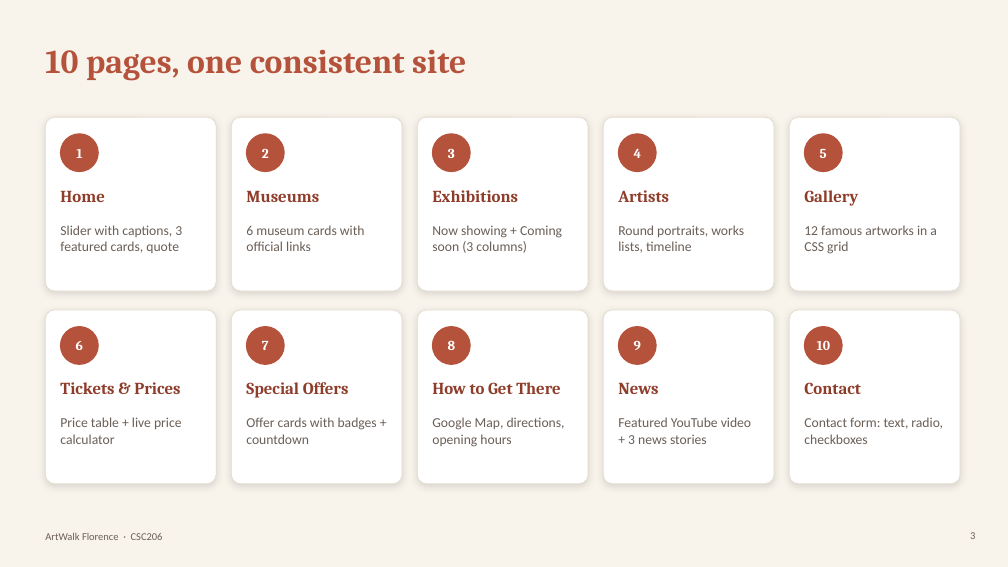
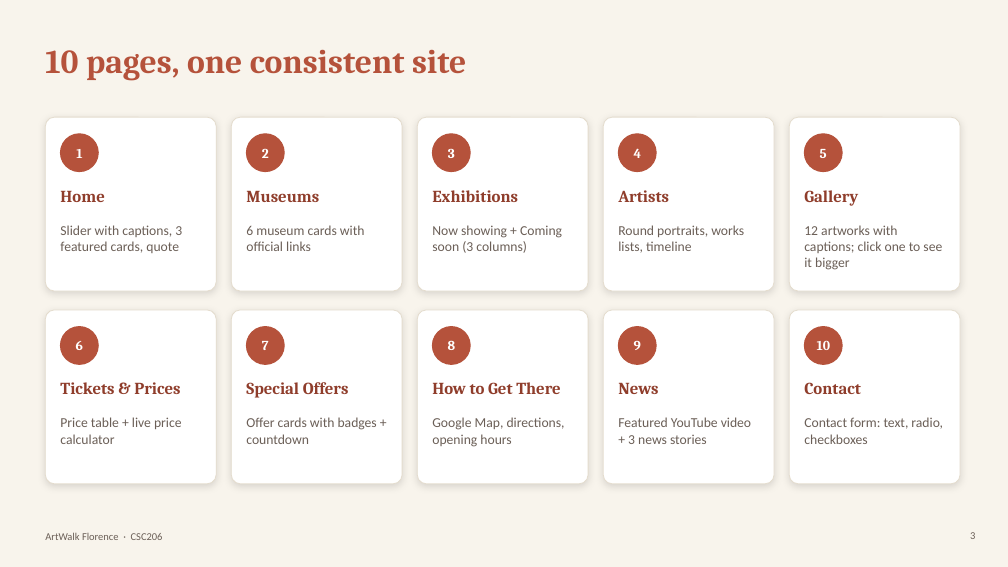
Before and after one commit to Kntouanoglou/Claude, a slide deck: slide 3 of artwalk-florence/presentation/ArtWalk-Florence-Presentation.pptx. Drawn at 1008x567 pixels with LibreOffice and Linux fonts; fonts in the diff are those of the drawing. Boxes give left, top, right and bottom in pixels: in the first picture for what was removed or moved away, otherwise in the second. Text is boxed around its words. In the diff, an @@ line names an element or a change of style, - is before the commit and + after.

```diff
--- a/artwalk-florence/presentation/ArtWalk-Florence-Presentation.pptx
+++ b/artwalk-florence/presentation/ArtWalk-Florence-Presentation.pptx
@@ text at (804,225,942,270): text changed @@
-12 famous artworks in a CSS grid
+12 artworks with captions; click one to see it bigger
```
Also in this commit, not shown: 5 other slides changed.
